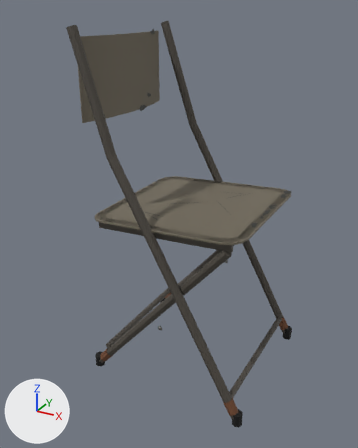
Two versions of the glTF model LIMINAL V13/data/models/folding_chair.glb, one commit apart.
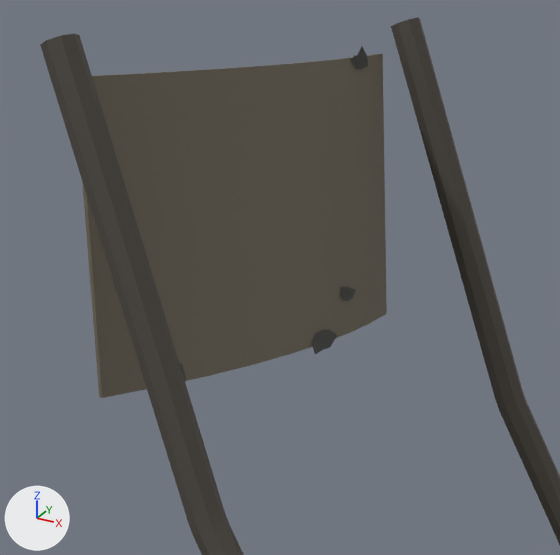
Each version appears first whole from a 50 mm lens placed at (0.506, -1.028, 0.898), pointed at (-0.04, -0.035, 0.401), and next in a close-up on the part from 15% to 58% of the width and 4% to 37% of the height. Arrows for +X, +Y and +Z are at lower left; the lights stay in place. The first two pictures are the older version. Vertices at exactly the same position are counted once.

Names of what the first close-up shows: 'klappstuhl0', 'klappstuhl4', 'klappstuhl5'.
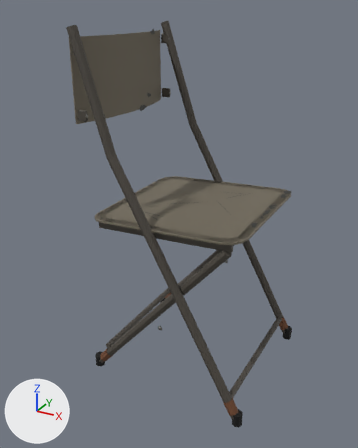
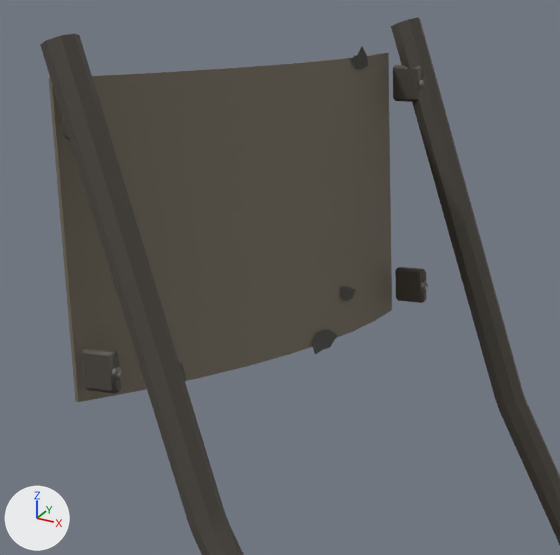
Location of each change, (x1, y1, x2, y2) in pixels of the close-ups (560 x 555 px):
```json
{"object": "klappstuhl4", "change": "reshaped", "before": [82, 54, 387, 398], "after": [49, 53, 392, 402]}
{"part": 1, "of": "me_klappstuhl0", "change": "added", "after": [82, 348, 121, 394]}
{"part": 2, "of": "me_klappstuhl0", "change": "added", "after": [63, 97, 100, 140], "on screen": "mostly hidden"}
{"part": 3, "of": "me_klappstuhl0", "change": "added", "after": [395, 267, 426, 303]}
{"part": 4, "of": "me_klappstuhl0", "change": "added", "after": [393, 65, 423, 102]}
```

Scene script edits in JSON lines:
```json
{"block": "me_klappstuhl0", "where": "# used by ob_klappstuhl0; location = (0.0, 0.0, 0.0)"}
{"op": "remove", "block": "me_klappstuhl0", "code": "me_klappstuhl0.from_pydata(...)  # 192 vertices, 352 faces; spans x -0.218..0.21, y -0.201..0.201, z 0.005..0.863"}
{"op": "add", "block": "me_klappstuhl0", "code": "me_klappstuhl0.from_pydata(...)  # 288 vertices, 528 faces; spans x -0.218..0.21, y -0.201..0.201, z 0.005..0.863"}
{"block": "me_klappstuhl0", "change": "me_klappstuhl0 part 1: a new loose piece of 24 vertices spanning x -0.211..-0.187, y -0.184..-0.176, z 0.668..0.692, in mat_look_paint_r_1__stuhl_rahmen (dark grey #4c4740)"}
{"block": "me_klappstuhl0", "change": "me_klappstuhl0 part 2: a new loose piece of 24 vertices spanning x -0.211..-0.187, y -0.184..-0.176, z 0.808..0.832, in mat_look_paint_r_1__stuhl_rahmen (dark grey #4c4740)"}
{"block": "me_klappstuhl0", "change": "me_klappstuhl0 part 3: a new loose piece of 24 vertices spanning x -0.211..-0.187, y 0.176..0.184, z 0.668..0.692, in mat_look_paint_r_1__stuhl_rahmen (dark grey #4c4740)"}
{"block": "me_klappstuhl0", "change": "me_klappstuhl0 part 4: a new loose piece of 24 vertices spanning x -0.211..-0.187, y 0.176..0.184, z 0.808..0.832, in mat_look_paint_r_1__stuhl_rahmen (dark grey #4c4740)"}
{"block": "me_klappstuhl4", "where": "# used by ob_klappstuhl4; location = (0.0, 0.0, 0.0)"}
{"op": "remove", "block": "me_klappstuhl4", "code": "me_klappstuhl4.from_pydata(...)  # 136 vertices, 256 faces; spans x -0.215..0.184, y -0.189..0.189, z 0.435..0.84"}
{"op": "add", "block": "me_klappstuhl4", "code": "me_klappstuhl4.from_pydata(...)  # 136 vertices, 256 faces; spans x -0.22..0.184, y -0.189..0.189, z 0.435..0.84"}
{"block": "me_klappstuhl4", "change": "me_klappstuhl4 part 5: the loose piece of 36 vertices spanning x -0.215..-0.189, y -0.166..0.166, z 0.66..0.84 is scaled about its middle by (1.2, 1.1, 1), then moved by (-0.002, 0.0, 0.0)"}
```
